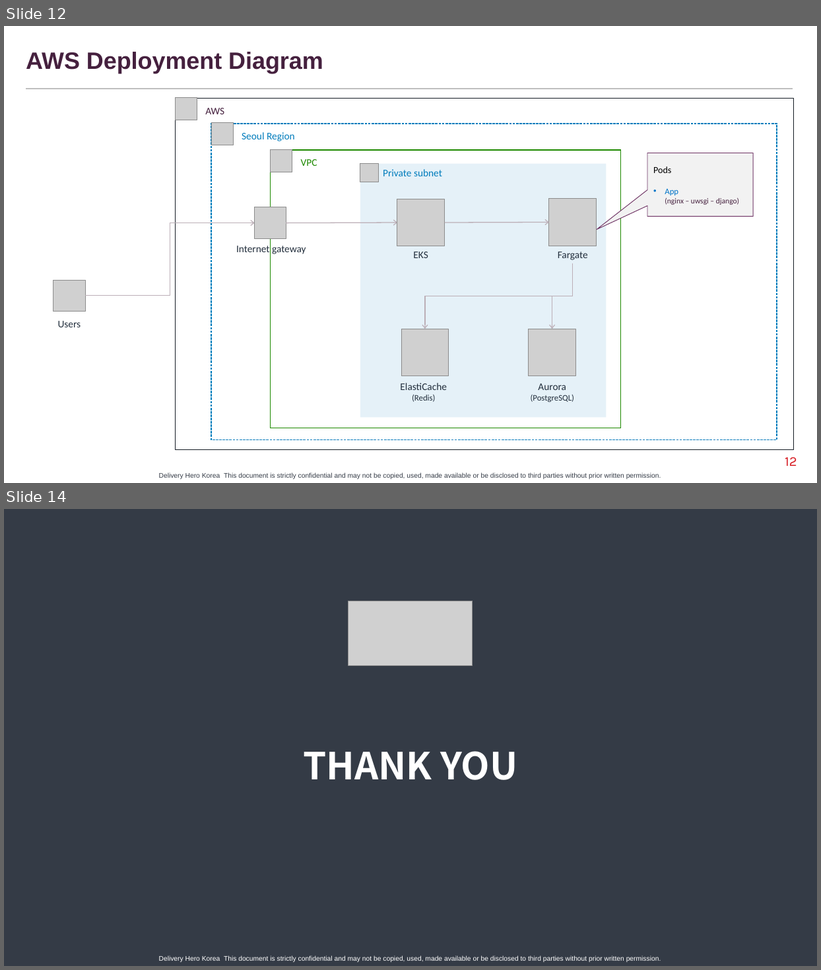
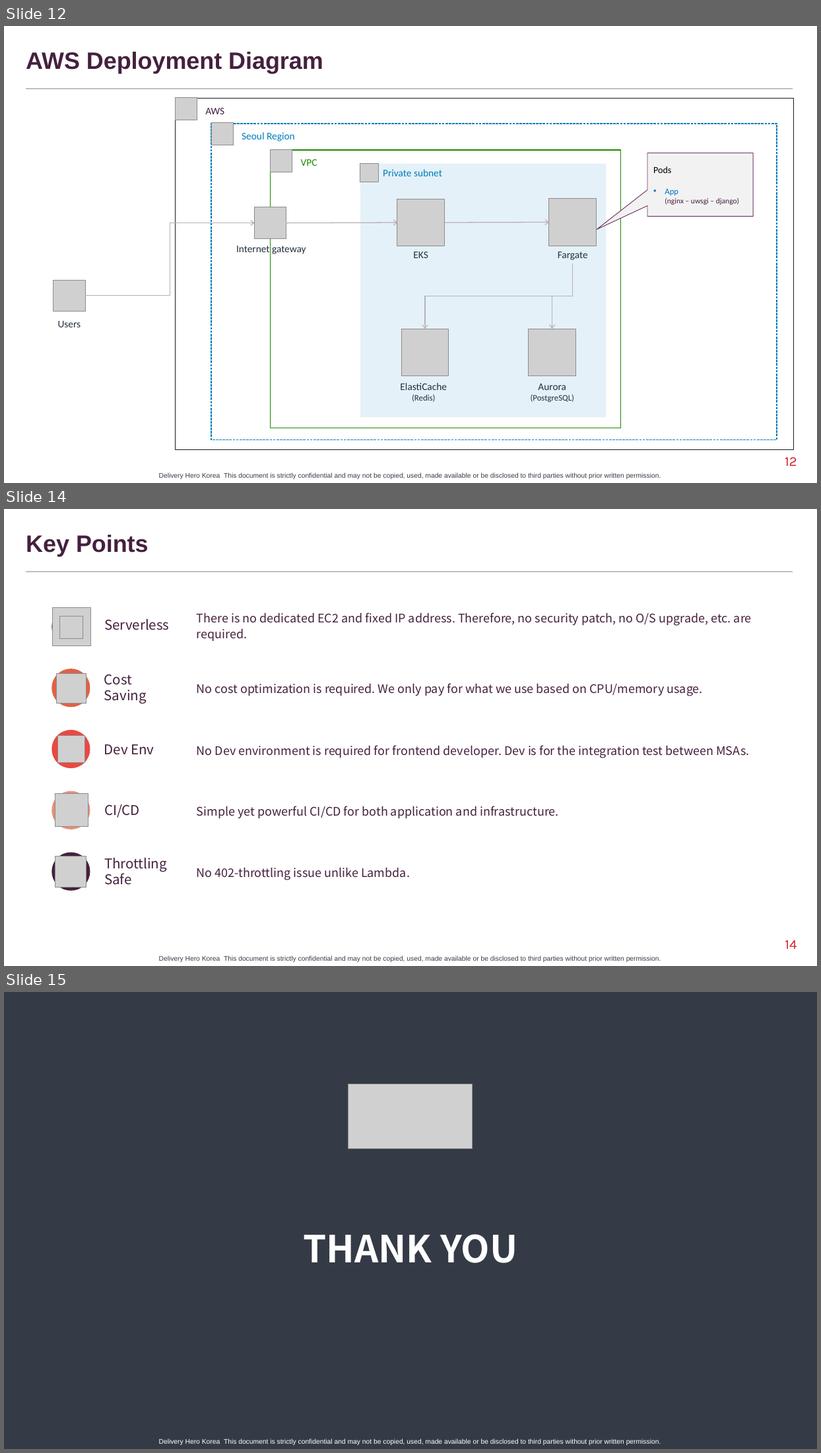
Before and after one commit to ramsteinj/k8s-django-demo, a slide deck: doc/An Introduction to Kubernetes.pptx. Shown one above the other, each under a label of ours: slides 12 and 14 before the commit, slides 12, 14 and 15 after it; the slides between them are not shown. The pictures are 821x970 and 821x1453 pixels, drawn with LibreOffice and Linux fonts; fonts in the diff are those of the drawing; grey boxes stand for pictures; background and template pictures are left out. Boxes give left, top, right and bottom in pixels: in the first picture for what was removed or moved away, otherwise in the second. Text is boxed around its words. In the diff, an @@ line names an element or a change of style, - is before the commit and + after.

```diff
--- a/doc/An Introduction to Kubernetes.pptx
+++ b/doc/An Introduction to Kubernetes.pptx
@@ slide 14 added at <box>4,509,817,966</box>, background #FFFFFF; not listed: 3 template elements that a slide beside it also shows @@
@@ text added at <box>26,535,149,557</box>, 28 pt, text #45203E, bold @@
+Key Points
@@ group added at <box>52,608,752,891</box>: 10 texts, 6 pictures, 5 freeform shapes @@
+Serverless
+There is no dedicated EC2 and fixed IP address. Therefore, no security patch, no O/S upgrade, etc. are required.
+Cost
+Saving
+CI/CD
+Throttling
+Safe
+No cost optimization is required. We only pay for what we use based on CPU/memory usage.
+Dev Env
+No Dev environment is required for frontend developer. Dev is for the integration test between MSAs.
+Simple yet powerful CI/CD for both application and infrastructure.
+No 402-throttling issue unlike Lambda.
@@ what was slide 14 is now slide 15 @@
```
Also in this commit, not shown: 2 slides changed.
